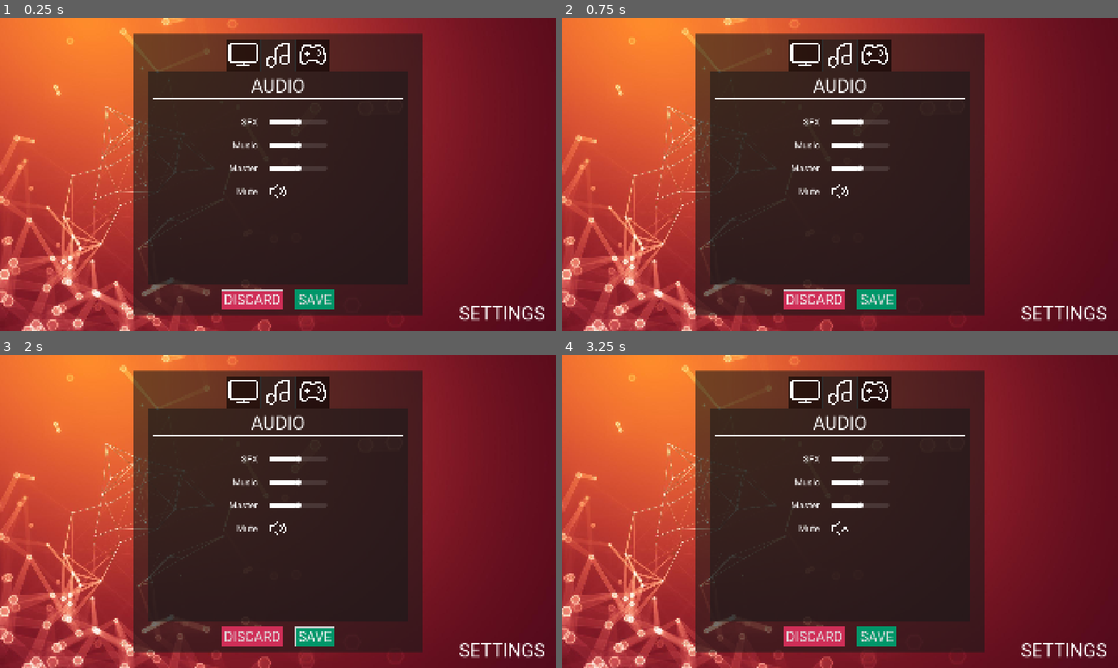
Above: before the commit, frames 1-4 (two rows, left to right).
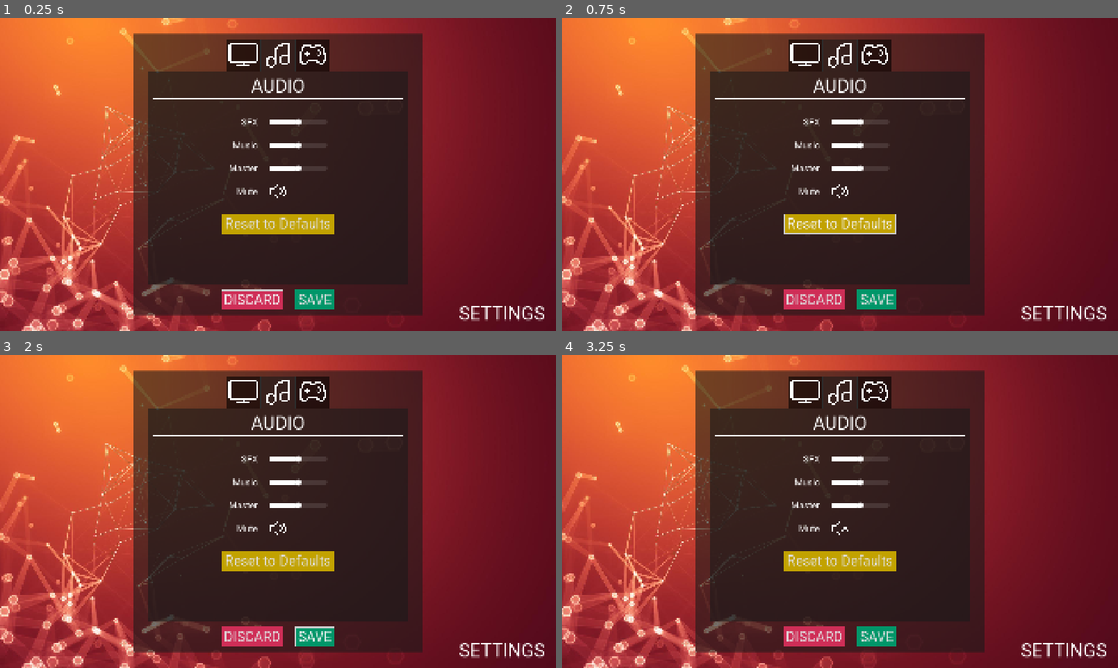
Above: after the commit, the same moments.

Repository: doruktuna/godot-template
Game: Godot game, scene res://ui/menus/settings_menu.tscn
Same seed, same stepped clock (60 frames per second), same inputs: the game is played once before the commit and once after it. This scene is started directly instead of the project's main scene.
Inputs (mouse positions are in pixels of both pictures, inside the frame that each line leads up to):
- Up to frame 1 (0.25 s): no input
- Up to frame 2 (0.75 s): click (840, 224) at 0.5 s, where only the run after the commit has a clickable "Reset to Defaults"
- Up to frame 3 (2 s): click "SAVE" at 1.25 s
- Up to frame 4 (3.25 s): click "DISCARD" at 2 s; click (840, 527) at 2.75 s

The runs differ from the first frame. In frame 1, 1.3% of the frame differs, in the area x 39-61%, y 62-70%; in frame 2, 1.4%, in the area x 39-61%, y 62-88%; in frame 3, 1.3%; in frame 4, 1.3%.

Commit message:
FEAT: Persist and restore settings using a SettingsManager and a ConfigFile

Diff:
--- a/globals/settings_manager.gd
+++ b/globals/settings_manager.gd
@@ -1 +1,97 @@
 extends Node
+
+signal setting_changed(section: String, key: String, value: Variant)
+
+const PATH := "user://settings.cfg"
+
+const DEFAULTS := {
+	"audio": {
+		"master": 1.0,
+		"music": 1.0,
+		"sfx": 1.0,
+		"is_muted": false,
+	},
+	"video": {
+		"fullscreen": false,
+		"vsync": true,
+	},
+}
+
+var _config := ConfigFile.new()
+
+
+func _ready() -> void:
+	var err := _config.load(PATH)
+	if err != OK and err != ERR_FILE_NOT_FOUND:
+		push_warning("Could not read settings (error: %d), using defaults." % err)
+	apply_all()
+
+
+func get_setting(section: String, key: String) -> Variant:
+	var default: Variant = DEFAULTS[section][key]
+	var value: Variant = _config.get_value(section, key, default)
+	if typeof(value) != typeof(default): # hand-edited or corrupt value
+		return default
+	return value
+
+
+func set_setting(section: String, key: String, value: Variant) -> void:
+	_config.set_value(section, key, value)
+	_apply(section, key, value)
+	setting_changed.emit(section, key, value)
+
+
+func save_settings() -> void:
+	var err := _config.save(PATH)
+	if err != OK:
+		push_error("Could not save settings (error: %d)." % err)
+
+
+func reset_to_defaults() -> void:
+	for section: String in DEFAULTS:
+		for key: String in DEFAULTS[section]:
+			set_setting(section, key, DEFAULTS[section][key])
+
+
+func reset_to_defaults_for_a_section(section: String) -> void:
+	for key: String in DEFAULTS[section]:
+		set_setting(section, key, DEFAULTS[section][key])
+
+
+func apply_all() -> void:
+	for section: String in DEFAULTS:
+		for key: String in DEFAULTS[section]:
+			_apply(section, key, get_setting(section, key))
+
+
+func _apply(section: String, key: String, value: Variant) -> void:
+	match [section, key]:
+		["audio", "master"]:
+			_set_bus_volume("Master", value)
+
+		["audio", "music"]:
+			_set_bus_volume("Music", value)
+
+		["audio", "sfx"]:
+			_set_bus_volume("SFX", value)
+
+		["audio", "is_muted"]:
+			var bus_index = AudioServer.get_bus_index("Master")
+			AudioServer.set_bus_mute(bus_index, value)
+
+		["video", "fullscreen"]:
+			DisplayServer.window_set_mode(
+				DisplayServer.WINDOW_MODE_FULLSCREEN if value else DisplayServer.WINDOW_MODE_WINDOWED
+			)
+
+		["video", "vsync"]:
+			DisplayServer.window_set_vsync_mode(
+				DisplayServer.VSYNC_ENABLED if value else DisplayServer.VSYNC_DISABLED
+			)
+
+
+func _set_bus_volume(bus_name: String, linear: float) -> void:
+	var idx := AudioServer.get_bus_index(bus_name)
+	if idx == -1:
+		return
+	AudioServer.set_bus_volume_db(idx, linear_to_db(linear))
--- a/project.godot
+++ b/project.godot
@@ -15,10 +15,15 @@
 config/features=PackedStringArray("4.7", "Forward Plus")
 config/icon="res://icon.svg"
 
+[audio]
+
+buses/default_bus_layout="uid://pdk325o7kjxs"
+
 [autoload]
 
 EventBus="*uid://cw5lau77eyhif"
 DebugOverlay="*uid://cftl1iy03fmos"
+SettingsManager="*uid://dmyk0ntvwfej5"
 
 [display]
 
--- a/ui/menus/settings_menu.gd
+++ b/ui/menus/settings_menu.gd
@@ -3,6 +3,7 @@
 
 @onready var discard_button: Button = %DiscardButton
 @onready var save_button: Button = %SaveButton
+@onready var audio_defaults_button: Button = %AudioDefaultsButton
 @onready var sfx_slider: HSlider = %SFXSlider
 @onready var music_slider: HSlider = %MusicSlider
 @onready var master_slider: HSlider = %MasterSlider
@@ -13,13 +14,15 @@
 	discard_button.grab_focus()
 	discard_button.pressed.connect(_on_discard_pressed)
 	save_button.pressed.connect(_on_save_pressed)
+	audio_defaults_button.pressed.connect(_return_audio_to_defaults)
 
 	sfx_slider.value_changed.connect(_on_sfx_slider_value_changed)
 	music_slider.value_changed.connect(_on_music_slider_value_changed)
 	master_slider.value_changed.connect(_on_master_slider_value_changed)
 	mute_toggle_button.pressed.connect(_on_mute_toggle_button_pressed)
 
-	# TODO Set slider values from the actual values (which are set via the SettingsManager)
+	# Set slider values from the actual values
+	_update_audio_ui_from_settings()
 
 
 func _on_discard_pressed() -> void:
@@ -27,7 +30,28 @@
 
 
 func _on_save_pressed() -> void:
+	set_audio_settings()
+	SettingsManager.save_settings()
 	EventBus.scene_change_requested.emit(SceneManager.Scene.MAIN_MENU, {})
+
+
+func set_audio_settings() -> void:
+	SettingsManager.set_setting("audio", "sfx", sfx_slider.value)
+	SettingsManager.set_setting("audio", "music", music_slider.value)
+	SettingsManager.set_setting("audio", "master", master_slider.value)
+	SettingsManager.set_setting("audio", "is_muted", mute_toggle_button.button_pressed)
+
+
+func _update_audio_ui_from_settings() -> void:
+	sfx_slider.value = SettingsManager.get_setting("audio", "sfx")
+	music_slider.value = SettingsManager.get_setting("audio", "music")
+	master_slider.value = SettingsManager.get_setting("audio", "master")
+	mute_toggle_button.button_pressed = SettingsManager.get_setting("audio", "is_muted")
+
+
+func _return_audio_to_defaults() -> void:
+	SettingsManager.reset_to_defaults_for_a_section("audio")
+	_update_audio_ui_from_settings()
 
 
 func _on_sfx_slider_value_changed(slider_value: float) -> void:
@@ -50,3 +74,7 @@
 func set_bus_volume(bus_name: String, linear_value: float) -> void:
 	var bus_index = AudioServer.get_bus_index(bus_name)
 	AudioServer.set_bus_volume_db(bus_index, linear_to_db(linear_value))
+
+
+func set_slider_value(slider: HSlider, db_value: float) -> void:
+	slider.value = db_to_linear(db_value)
--- a/ui/menus/settings_menu.tscn
+++ b/ui/menus/settings_menu.tscn
@@ -170,6 +170,20 @@
 texture_pressed = ExtResource("7_122vd")
 ignore_texture_size = true
 stretch_mode = 0
+
+[node name="HSeparator3" type="HSeparator" parent="Panel/MarginContainer/VBoxContainer/TabContainer/Audio/VBoxContainer" unique_id=839271042]
+custom_minimum_size = Vector2(0, 40)
+layout_mode = 2
+theme_override_styles/separator = SubResource("StyleBoxEmpty_d67f2")
+
+[node name="CenterContainer" type="CenterContainer" parent="Panel/MarginContainer/VBoxContainer/TabContainer/Audio/VBoxContainer" unique_id=302427789]
+layout_mode = 2
+
+[node name="AudioDefaultsButton" type="Button" parent="Panel/MarginContainer/VBoxContainer/TabContainer/Audio/VBoxContainer/CenterContainer" unique_id=1349468679]
+unique_name_in_owner = true
+layout_mode = 2
+theme_type_variation = &"MenuIgnoreButton"
+text = "Reset to Defaults"
 
 [node name="Inputs" type="Control" parent="Panel/MarginContainer/VBoxContainer/TabContainer" unique_id=1253745391]
 visible = false
